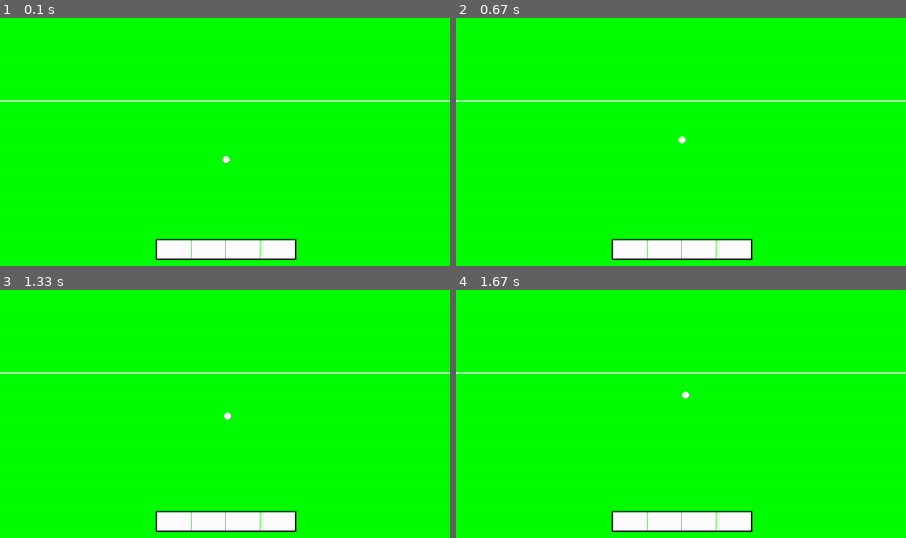
Above: before the commit, frames 1-4 (two rows, left to right).
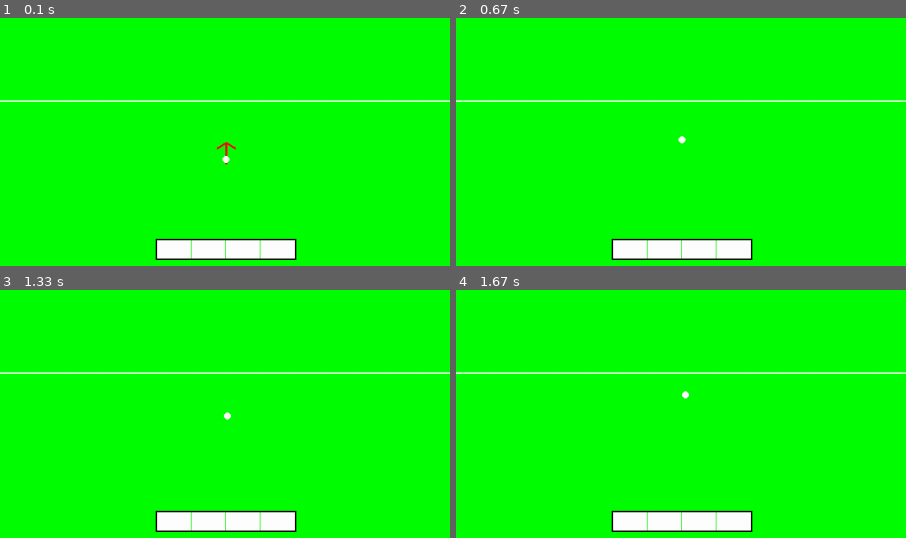
Above: after the commit, the same moments.

Repository: jfsantoropereira/PyGameDesoft
Game: pygame game, started from PyGameDesoft/goal_masters/main.py
Same seed, same stepped clock (60 frames per second), same inputs: the game is played once before the commit and once after it.
Inputs:
- Up to frame 1 (0.1 s): no input
- Up to frame 2 (0.67 s): tap Space at 0.33 s
- Up to frame 3 (1.33 s): tap R at 0.67 s; hold Right from 1 s (still down); hold D from 1 s (still down); tap Space at 1.07 s
- Up to frame 4 (1.67 s): tap Space at 1.37 s; release Right at 1.47 s; release D at 1.47 s
The pictures show only the part of the screen within x 25-75%, y 50-100%; the shares and areas given below are measured in that part.

The runs differ from the first frame. In frame 1, less than 0.1% of the frame differs, in the area x 48-53%, y 50-60%; in frame 2, nothing differs; in frame 3, nothing differs; in frame 4, nothing differs.

Commit message:
Automated commit

Diff:
--- a/PyGameDesoft/goal_masters/config.json
+++ b/PyGameDesoft/goal_masters/config.json
@@ -10,5 +10,10 @@
   "camera_fov_degrees": 50.0,
   "camera_downlook_degrees": -15.0,
   "ball_bounce_z_restitution": 0.5,
-  "ball_friction_xy_retention": 1.0
+  "ball_friction_xy_retention": 1.0,
+  "knuckleball_threshold_speed": 25.0,
+  "knuckleball_min_acceleration": 2.0,
+  "knuckleball_max_acceleration": 6.0,
+  "knuckleball_min_change_interval": 0.0,
+  "knuckleball_max_change_interval": 0.3
 }
--- a/PyGameDesoft/goal_masters/entities/ball.py
+++ b/PyGameDesoft/goal_masters/entities/ball.py
@@ -13,6 +13,11 @@
         self.is_on_ground = True # Starts on the ground
         self.lateral_acceleration_x = 0.0
 
+        # Knuckleball state
+        self.knuckle_acceleration = pygame.math.Vector3(0, 0, 0)
+        self.knuckle_change_timer = 0.0
+        self.current_knuckle_interval = 0.0 # Stores the randomly chosen interval duration
+
         # Sprite placeholder (a simple circle)
         # In a real game, this would be an image, and its base size might be in world units or pixels at a reference depth
         self.base_sprite_radius_world_units = self.radius
@@ -36,6 +41,10 @@
         self.is_kicked = False
         self.is_on_ground = True
         self.lateral_acceleration_x = 0.0
+        # Reset knuckleball state on spawn
+        self.knuckle_acceleration.xyz = (0, 0, 0)
+        self.knuckle_change_timer = 0.0
+        self.current_knuckle_interval = 0.0 # Initialize with 0, will be set on first knuckle effect
         print(f"Ball spawned at {self.world_pos}")
 
     def kick(self, power_fraction, horizontal_aim_deg, pointer_x_offset, pointer_z_offset):
@@ -84,6 +93,13 @@
 
         self.is_kicked = True
         self.is_on_ground = False # Ball is now airborne
+        # Initialize knuckleball timer and interval on kick, so it's ready if threshold met
+        min_interval = config_manager.get_setting('knuckleball_min_change_interval', 0.0)
+        max_interval = config_manager.get_setting('knuckleball_max_change_interval', 1.0)
+        self.current_knuckle_interval = random.uniform(min_interval, max_interval)
+        self.knuckle_change_timer = 0.0 # Start timer
+        self.knuckle_acceleration.xyz = (0,0,0) # Ensure no knuckle effect right at kick start unless speed is already high
+
         print(f"Ball kicked: V={self.velocity}, AimH={horizontal_aim_deg}, AimV={clamped_vertical_angle_deg}, PtrX={pointer_x_offset}, PtrZ={pointer_z_offset}, AccelX={self.lateral_acceleration_x}")
 
 
@@ -91,19 +107,45 @@
         if not self.is_kicked:
             return
 
-        # Apply gravity
-        self.velocity.z -= constants.GRAVITY * dt
-
-        # Apply curve dynamics if ball is in the air
+        # Knuckleball parameters from config
+        knuckle_threshold_speed = config_manager.get_setting('knuckleball_threshold_speed', 25.0)
+        knuckle_min_accel = config_manager.get_setting('knuckleball_min_acceleration', 0.0)
+        knuckle_max_accel = config_manager.get_setting('knuckleball_max_acceleration', 2.0)
+        knuckle_min_interval = config_manager.get_setting('knuckleball_min_change_interval', 0.0)
+        knuckle_max_interval = config_manager.get_setting('knuckleball_max_change_interval', 1.0)
+
+        current_speed = self.velocity.length()
+
+        if current_speed > knuckle_threshold_speed and self.world_pos.z > self.radius:
+            self.knuckle_change_timer += dt
+            if self.knuckle_change_timer >= self.current_knuckle_interval:
+                self.knuckle_change_timer = 0.0 # Reset timer
+                self.current_knuckle_interval = random.uniform(knuckle_min_interval, knuckle_max_interval)
+
+                kn_accel_x = random.uniform(knuckle_min_accel, knuckle_max_accel) * random.choice([-1, 1])
+                # Knuckle effect on Z could be similar, or perhaps biased if desired (e.g. more often down?)
+                # For now, symmetrical like X.
+                kn_accel_z = random.uniform(knuckle_min_accel, knuckle_max_accel) * random.choice([-1, 1])
+                self.knuckle_acceleration.xyz = (kn_accel_x, 0, kn_accel_z)
+        else:
+            # If speed drops or ball is on ground, reset knuckle effect
+            self.knuckle_acceleration.xyz = (0, 0, 0)
+            self.knuckle_change_timer = 0.0 # Reset timer for next potential activation
+            # Optionally, could also reset self.current_knuckle_interval here or let it persist
+
+        # Apply gravity and Z-component of knuckleball acceleration
+        self.velocity.z += (self.knuckle_acceleration.z - constants.GRAVITY) * dt
+
+        # Apply curve dynamics and X-component of knuckleball acceleration if ball is in the air
         if self.world_pos.z > self.radius: # Apply only while Z > r
-            self.velocity.x += self.lateral_acceleration_x * dt
+            self.velocity.x += (self.lateral_acceleration_x + self.knuckle_acceleration.x) * dt
         else:
             # If it was curving but now on ground, curve effect might stop or change.
-            # For MVP, let's assume curve accel stops if Z condition not met, even if is_kicked is true.
-            pass
-
-
-        # Update position
+            # Knuckle effect is already handled above to stop if on ground or too slow.
+            # For MVP, let's assume curve accel stops if Z condition not met.
+            pass # lateral_acceleration_x will not be applied if this else branch is taken next tick and world_pos.z <= radius
+
+        # Update position (Y velocity is not affected by curve or knuckle)
         self.world_pos += self.velocity * dt
 
         # Check for ground collision
--- a/PyGameDesoft/goal_masters/main.py
+++ b/PyGameDesoft/goal_masters/main.py
@@ -1,5 +1,6 @@
 import pygame
 import sys
+import math # Added for math.radians, math.sin, math.cos
 from . import constants
 from .config import config_manager
 from .camera import Camera
@@ -33,6 +34,7 @@
                                               HUD_CONTACT_SELECTOR_RADIUS, constants.BALL_RADIUS)
 
         self.aim_angle = 0  # Horizontal aim in degrees
+        self.kick_angle_rad = 0.0 # Added for arrow rendering
         self.game_state = "ready_to_kick" # Possible states: ready_to_kick, ball_kicked, goal_scored, past_goal_line
         self.goal_scored_timer = 0
         self.goal_scored_display_time = 2.0 # Seconds to display GOAL message (as per acceptance test)
@@ -48,6 +50,7 @@
         self.power_bar.reset()
         # self.contact_selector.set_contact_offsets(0,0) # Optionally reset contact point
         self.aim_angle = 0
+        self.kick_angle_rad = 0.0 # Reset kick_angle_rad
         self.game_state = "ready_to_kick"
         print("Scene reset for new kick.")
 
@@ -71,8 +74,10 @@
                     # Aiming with arrow keys
                     if event.key == pygame.K_LEFT:
                         self.aim_angle -= constants.ARROW_KEY_INCREMENT_DEG
+                        self.kick_angle_rad = math.radians(self.aim_angle) # Update kick_angle_rad
                     elif event.key == pygame.K_RIGHT:
                         self.aim_angle += constants.ARROW_KEY_INCREMENT_DEG
+                        self.kick_angle_rad = math.radians(self.aim_angle) # Update kick_angle_rad
 
                     # Contact selector with WASD
                     self.contact_selector.handle_input(event) # Let contact_selector filter WASD itself
@@ -104,6 +109,20 @@
     def update(self, dt):
         if self.game_state == "ready_to_kick":
             self.power_bar.update(dt) # Update power bar charging
+
+            # Check for automatic kick when power bar is full
+            if self.power_bar.is_fully_charged_for_kick():
+                power = self.power_bar.get_power_fraction() # Should be 1.0 as set in powerbar.py
+                cx, cz = self.contact_selector.get_contact_offsets()
+                print(f"Kicking (MAX POWER AUTO): Power={power*100:.0f}%, Aim={self.aim_angle:.1f}deg, Contact(X:{cx:.2f}, Z:{cz:.2f})")
+                self.ball.kick(
+                    power_fraction=power,
+                    horizontal_aim_deg=self.aim_angle,
+                    pointer_x_offset=cx,
+                    pointer_z_offset=cz
+                )
+                self.game_state = "ball_kicked"
+                self.time_since_kick = 0.0
 
         elif self.game_state == "ball_kicked":
             self.ball.update(dt)
@@ -179,11 +198,65 @@
 
         # Penalty Arc (more complex, skip for now for MVP)
 
+    def draw_kick_indicator_arrow(self, surface, camera):
+        if self.game_state != "ready_to_kick":
+            return
+
+        arrow_color = constants.RED
+        arrow_length = 1.5  # meters, adjust as needed
+        arrow_head_length = 0.5  # meters
+        arrow_head_angle_offset = math.pi / 6  # 30 degrees for barbs spread
+
+        # Arrow origin at ball's center on the Z=0 plane
+        ball_center_x = self.ball.world_pos.x
+        ball_center_y = self.ball.world_pos.y
+
+        # Tip of the arrow's main shaft
+        # Based on ball.kick: Vx = V_horz * sin(theta_x_rad), Vy = -V_horz * cos(theta_x_rad)
+        # So, tip_dx = length * sin(angle), tip_dy = -length * cos(angle)
+        tip_x = ball_center_x + arrow_length * math.sin(self.kick_angle_rad)
+        tip_y = ball_center_y - arrow_length * math.cos(self.kick_angle_rad) # -Y is forward
+
+        # Project points to screen
+        # All points are on Z=0 plane
+        p_base_screen = camera.world_to_screen(ball_center_x, ball_center_y, 0)
+        p_tip_screen = camera.world_to_screen(tip_x, tip_y, 0)
+
+        if p_base_screen[0] < -constants.SCREEN_WIDTH or p_tip_screen[0] < -constants.SCREEN_WIDTH: # Basic off-screen check
+            return
+
+
+        # Draw main shaft
+        pygame.draw.line(surface, arrow_color, p_base_screen, p_tip_screen, 3)
+
+        # Calculate arrowhead barbs
+        # Angle of the main shaft
+        main_shaft_angle_rad = self.kick_angle_rad
+
+        # Barb 1
+        barb1_angle_rad = main_shaft_angle_rad + math.pi - arrow_head_angle_offset
+        barb1_x = tip_x + arrow_head_length * math.sin(barb1_angle_rad)
+        barb1_y = tip_y - arrow_head_length * math.cos(barb1_angle_rad)
+        p_barb1_screen = camera.world_to_screen(barb1_x, barb1_y, 0)
+        pygame.draw.line(surface, arrow_color, p_tip_screen, p_barb1_screen, 3)
+
+        # Barb 2
+        barb2_angle_rad = main_shaft_angle_rad + math.pi + arrow_head_angle_offset
+        barb2_x = tip_x + arrow_head_length * math.sin(barb2_angle_rad)
+        barb2_y = tip_y - arrow_head_length * math.cos(barb2_angle_rad)
+        p_barb2_screen = camera.world_to_screen(barb2_x, barb2_y, 0)
+        pygame.draw.line(surface, arrow_color, p_tip_screen, p_barb2_screen, 3)
+
     def render(self):
         self.screen.fill(constants.GREEN)  # Basic pitch color
 
         self.draw_pitch_and_goal(self.screen, self.camera)
+
+        # Draw kick indicator arrow when ready to kick, before the ball
+        self.draw_kick_indicator_arrow(self.screen, self.camera)
+
         self.ball.draw(self.screen, self.camera)
+
         self.power_bar.draw(self.screen)
         self.contact_selector.draw(self.screen)
 
--- a/PyGameDesoft/goal_masters/ui/powerbar.py
+++ b/PyGameDesoft/goal_masters/ui/powerbar.py
@@ -10,6 +10,7 @@
         self.charge_time_per_segment = 0.25  # Seconds to fill one segment
         self.current_segment_charge_time = 0
         self.power_fraction_on_release = 0.0
+        self.kick_at_full_power = False # Flag to indicate automatic kick at full power
 
         self.border_color = constants.BLACK
         self.empty_color = constants.WHITE
@@ -27,7 +28,9 @@
     def stop_charging(self):
         if self.is_charging:
             self.is_charging = False
-            self.power_fraction_on_release = self.charge_level / self.segments
+            # Only set power fraction if not already set by reaching full charge
+            if not self.kick_at_full_power:
+                self.power_fraction_on_release = self.charge_level / self.segments
             print(f"PowerBar: Stopped charging. Power fraction: {self.power_fraction_on_release:.2f}")
             return True # Indicates charging was active and stopped
         return False # Indicates it wasn't charging
@@ -42,6 +45,7 @@
         self.is_charging = False
         self.current_segment_charge_time = 0
         self.power_fraction_on_release = 0.0
+        self.kick_at_full_power = False # Reset flag
         print("PowerBar: Reset")
 
     def update(self, dt):
@@ -52,9 +56,10 @@
                 self.current_segment_charge_time = 0
                 print(f"PowerBar: Charge level {self.charge_level}/{self.segments}")
                 if self.charge_level >= self.segments:
-                    self.is_charging = False # Auto-stop when full or let it hold full charge?
-                                            # For now, let it hold full charge, user releases to kick.
-                    print("PowerBar: Fully charged")
+                    self.is_charging = False
+                    self.power_fraction_on_release = 1.0 # Full power
+                    self.kick_at_full_power = True # Signal for automatic kick
+                    print("PowerBar: Fully charged - KICK INITIATED")
         # If it fills up, is_charging remains true until space is released.
 
     def draw(self, screen):
@@ -71,6 +76,15 @@
 
             color = self.filled_color if i < self.charge_level else self.empty_color
             pygame.draw.rect(screen, color, seg_rect)
+
+    def is_fully_charged_for_kick(self):
+        """Checks if the bar is full and a kick should be triggered.
+        Resets the flag after checking to ensure one kick per full charge.
+        """
+        if self.kick_at_full_power:
+            self.kick_at_full_power = False # Reset after check
+            return True
+        return False
 
 # Example usage:
 if __name__ == '__main__':
